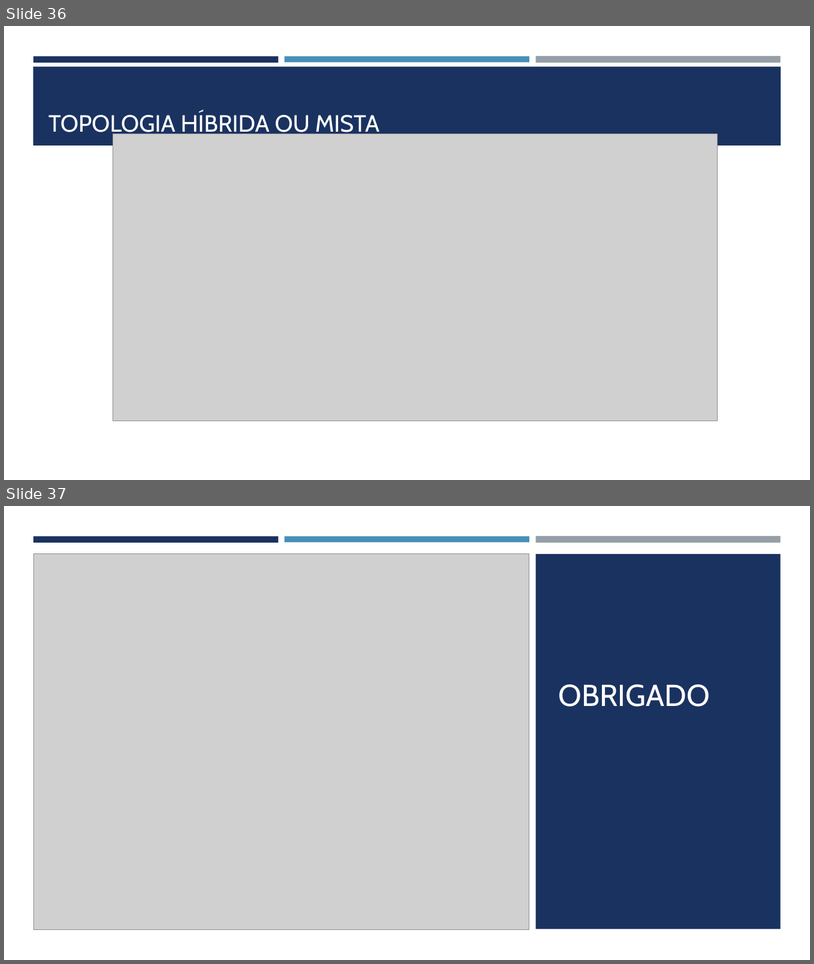
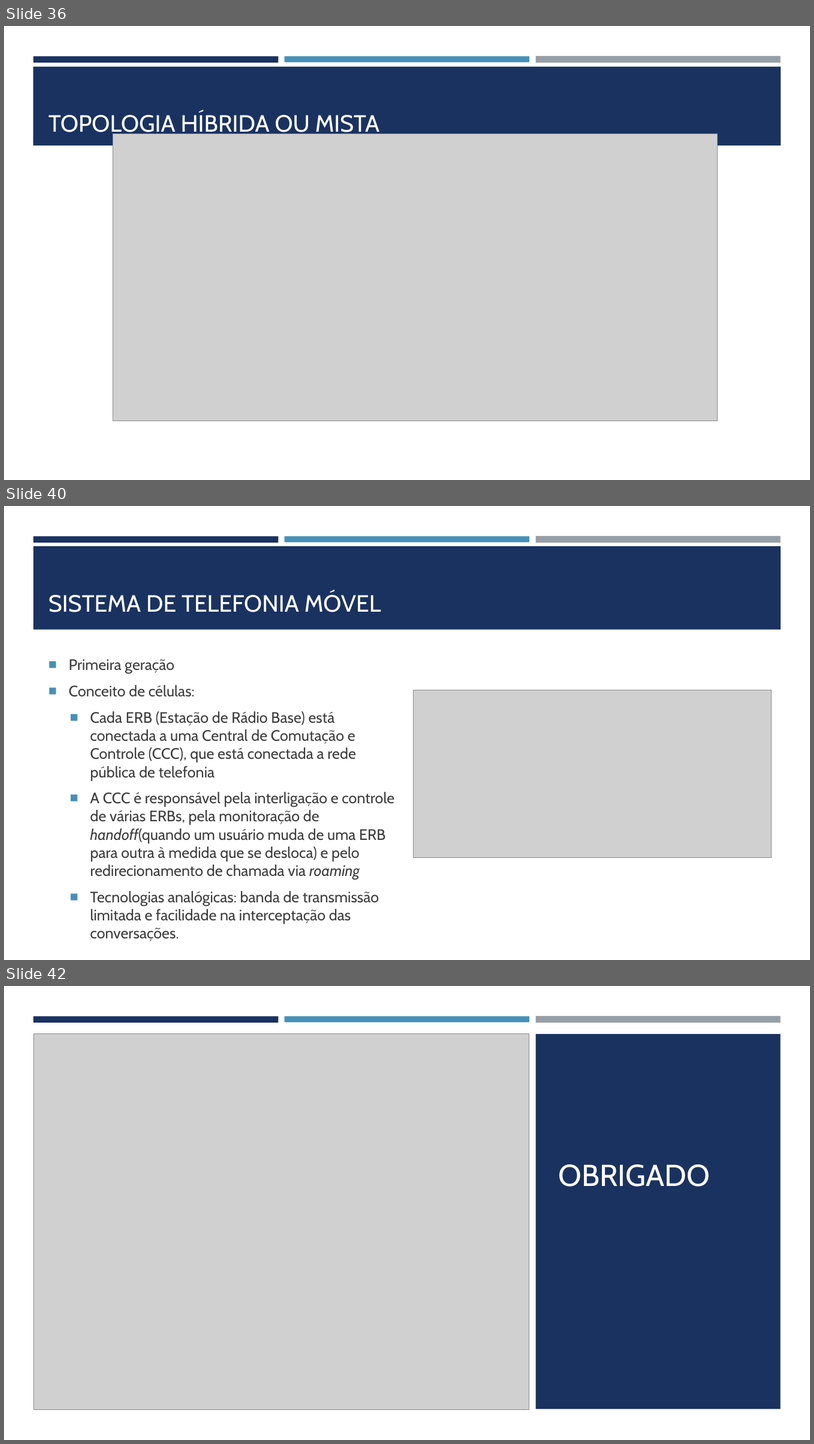
Before and after one commit to joelteixeiradacunha/aulas_php_mysql, a slide deck: Redes/REDES DE COMPUTADORES.pptx. Shown one above the other, each under a label of ours: slides 36 and 37 before the commit, slides 36, 40 and 42 after it; the slides between them are not shown. The pictures are 814x964 and 814x1444 pixels, drawn with LibreOffice and Linux fonts; fonts in the diff are those of the drawing; grey boxes stand for pictures. Boxes give left, top, right and bottom in pixels: in the first picture for what was removed or moved away, otherwise in the second. Text is boxed around its words. In the diff, an @@ line names an element or a change of style, - is before the commit and + after.

```diff
--- a/Redes/REDES DE COMPUTADORES.pptx
+++ b/Redes/REDES DE COMPUTADORES.pptx
@@ slide 40 added at [4,506,810,960], background #FFFFFF; not listed: 3 template elements that a slide beside it also shows @@
@@ rectangle added at [33,546,782,630], fill #1A3260 @@
@@ title added at [48,592,381,612], 28 pt, text #FFFFFF @@
+SISTEMA DE TELEFONIA MÓVEL
@@ text added at [69,659,395,941], 18 pt, text #3D3D3D @@
+■ Primeira geração
+■ Conceito de células:
+  ■ Cada ERB (Estação de Rádio Base) está conectada a uma Central de Comutação e Controle (CCC), que está conectada a rede pública de telefonia
+  ■ A CCC é responsável pela interligação e controle de várias ERBs, pela monitoração de handoff(quando um usuário muda de uma ERB para outra à medida que se desloca) e pelo redirecionamento de chamada via roaming
+  ■ Tecnologias analógicas: banda de transmissão limitada e facilidade na interceptação das conversações.
@@ picture added at [414,690,772,858] @@
@@ what was slide 37 is now slide 42 @@
```
Also in this commit, not shown: 29 slides changed, 4 other slides added, 4 other files.
